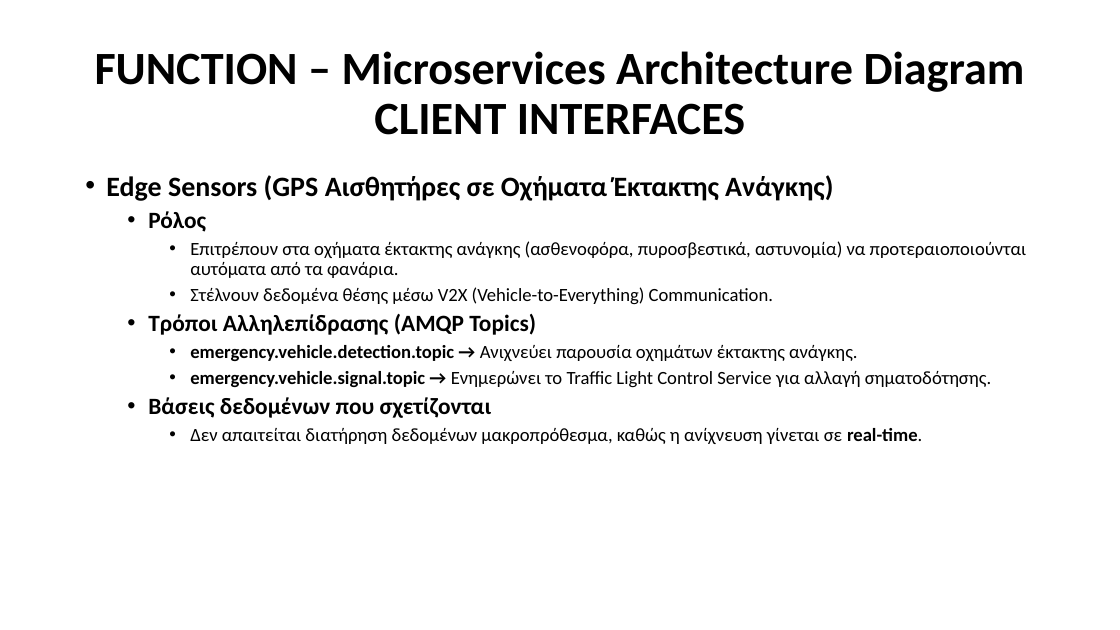
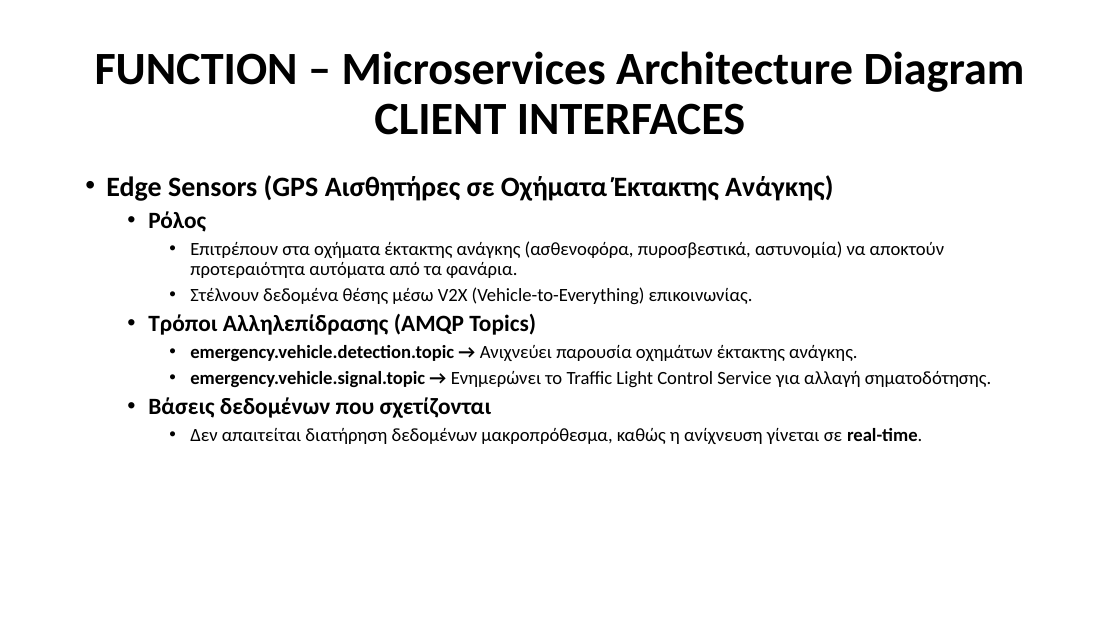
Before and after one commit to Ath21/STL_Drive, a slide deck: slide 36 of Presentation.pptx. Drawn at 1120x630 pixels with LibreOffice and Linux fonts; fonts in the diff are those of the drawing. Boxes give left, top, right and bottom in pixels: in the first picture for what was removed or moved away, otherwise in the second. Text is boxed around its words. In the diff, an @@ line names an element or a change of style, - is before the commit and + after.

```diff
--- a/Presentation.pptx
+++ b/Presentation.pptx
@@ text at box(190, 241, 944, 305): text changed @@
-    • Επιτρέπουν στα οχήματα έκτακτης ανάγκης (ασθενοφόρα, πυροσβεστικά, αστυνομία) να προτεραιοποιούνται αυτόματα από τα φανάρια.
-    • Στέλνουν δεδομένα θέσης μέσω V2X (Vehicle-to-Everything) Communication.
+    • Επιτρέπουν στα οχήματα έκτακτης ανάγκης (ασθενοφόρα, πυροσβεστικά, αστυνομία) να αποκτούν προτεραιότητα αυτόματα από τα φανάρια.
+    • Στέλνουν δεδομένα θέσης μέσω V2X (Vehicle-to-Everything) επικοινωνίας.
```
Also in this commit, not shown: 3 other slides changed, 1 slide added, 1 slide removed.
